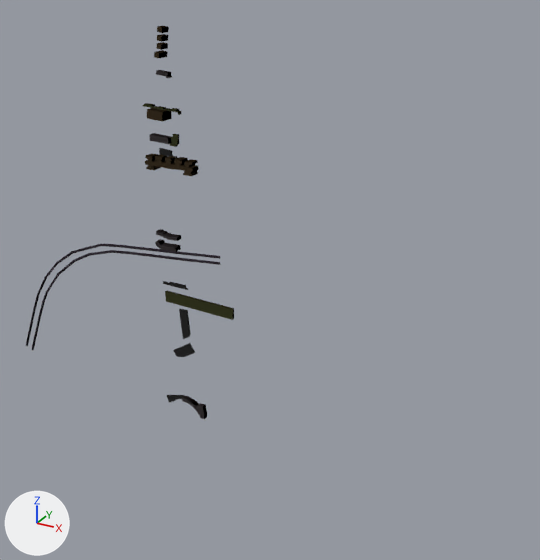
What one commit did to the glTF model Specs/Data/Cesium3DTiles/Batched/B3DMTEST/GZDT/0_0_3.glb.
Rendered twice from a camera (50 mm lens) standing at (4867.0, -1226.0, 7572.0) and looking at (4153.0, 72.0, 6923.0). Every picture has the same lights, and +X, +Y and +Z are marked at lower left. Vertices at the same position are counted once.

In view in the first picture: '0_0_3'.
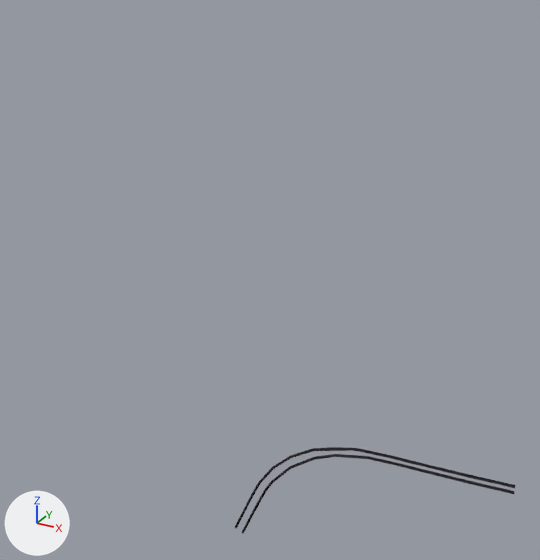
Location of each change, (x1, y1, x2, y2) in pixels of the pictures (540 x 560 px; the box of a moved part takes in the faces that stretch with it):
'0_0_3', reshaped (34% wider, 78% shorter): before (26, 26, 234, 419); after (235, 447, 515, 533)
part 1 of me_0_0_3, moved or reshaped: before (26, 244, 220, 346); after (235, 447, 515, 528)
part 2 of me_0_0_3, moved or reshaped: before (32, 250, 220, 350); after (242, 454, 514, 533)
part 3 of me_0_0_3, deleted: before (143, 26, 234, 419)

The change, as a list of edits to the scene's bpy script:
```text
Change me_0_0_3:
    used by ob_0_0_3; location = (0.0, 0.0, 0.0)
    remove me_0_0_3.from_pydata(...)  # 1062 vertices, 2040 faces; spans x 3429.0..4112.0, y -41.0..24.0, z 6583.0..7443.0
    add me_0_0_3.from_pydata(...)  # 500 vertices, 992 faces; spans x 4085.0..4722.0, y -1.0..17.0, z 6251.0..6645.0
    me_0_0_3 part 1: the loose piece of 250 vertices spanning x 3429.0..4066.0, y 6.0..24.0, z 6597.0..6984.0 is moved by (656.0, -7.0, -339.0), in mat_material_0 (grey #9f8fa2)
    me_0_0_3 part 2: the loose piece of 250 vertices spanning x 3449.0..4067.0, y 6.0..24.0, z 6590.0..6970.0 is moved by (656.0, -7.0, -339.0), in mat_material_0 (grey #9f8fa2)
    me_0_0_3 part 3: 19 loose pieces with 562 vertices, spanning x 3914.0..4112.0, y -41.0..-10.0, z 6583.0..7443.0, are deleted
    remove me_0_0_3.materials.append(mat_material_1)  # grey #9f8fa2
    remove me_0_0_3.materials.append(mat_material_2)  # grey #b6acaf
    remove me_0_0_3.materials.append(mat_material_3)  # yellow #b4bb7a
    remove me_0_0_3.materials.append(mat_material_4)  # grey #8e8e8e
```
